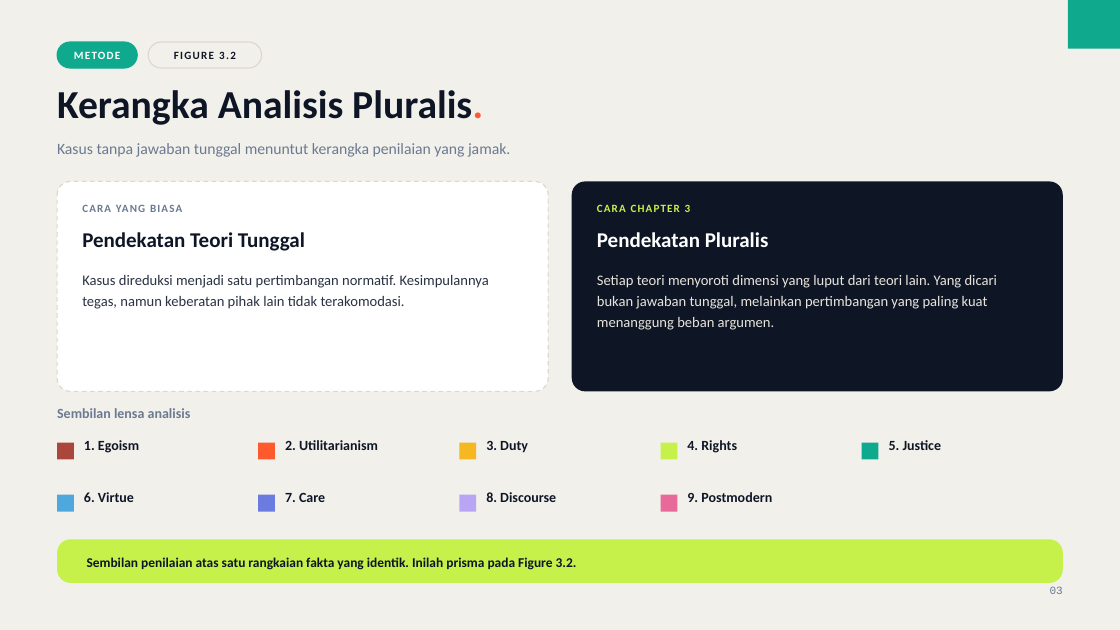
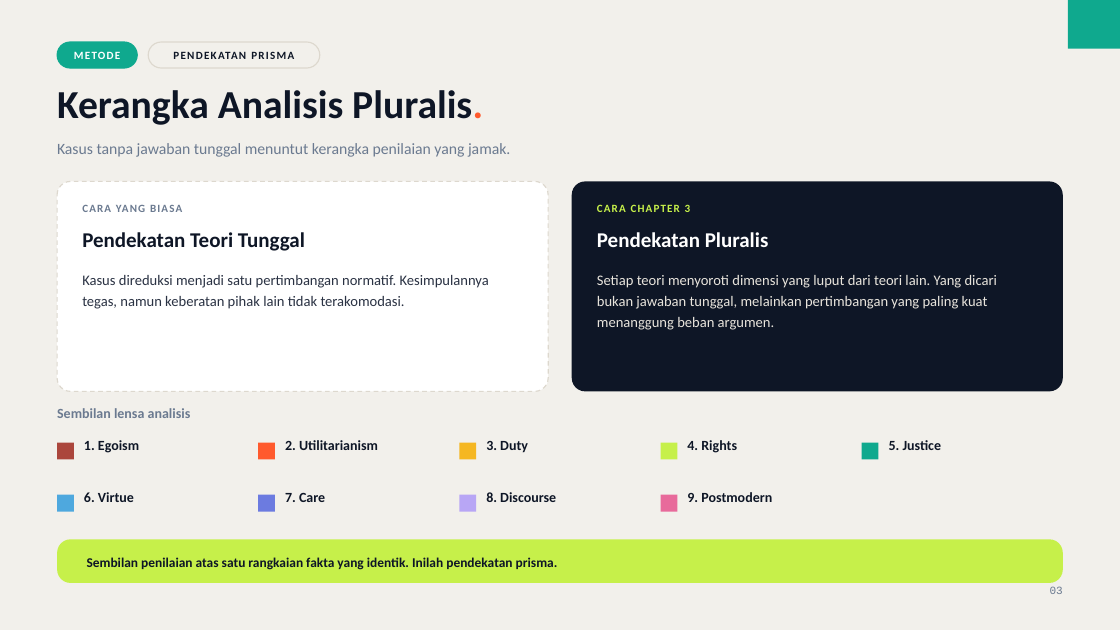
Before and after one commit to aslihabnuri/Dom-Manipulation, a slide deck: slide 3 of business-ethics/chapter-3/decks/Deck-2-Analisis-Kasus-Oil-Sands.pptx. Drawn at 1120x630 pixels with LibreOffice and Linux fonts; fonts in the diff are those of the drawing. Boxes give left, top, right and bottom in pixels: in the first picture for what was removed or moved away, otherwise in the second. Text is boxed around its words. In the diff, an @@ line names an element or a change of style, - is before the commit and + after.

```diff
--- a/business-ethics/chapter-3/decks/Deck-2-Analisis-Kasus-Oil-Sands.pptx
+++ b/business-ethics/chapter-3/decks/Deck-2-Analisis-Kasus-Oil-Sands.pptx
@@ rounded rectangle resized from (x1=148, y1=42, x2=261, y2=68) to (x1=148, y1=42, x2=319, y2=68) @@
@@ text at (x1=174, y1=51, x2=236, y2=59): text changed @@
-FIGURE 3.2
+PENDEKATAN PRISMA
@@ text at (x1=87, y1=557, x2=558, y2=570): text changed @@
-Sembilan penilaian atas satu rangkaian fakta yang identik. Inilah prisma pada Figure 3.2.
+Sembilan penilaian atas satu rangkaian fakta yang identik. Inilah pendekatan prisma.
```
Also in this commit, not shown: 6 other slides changed, 6 other files.
